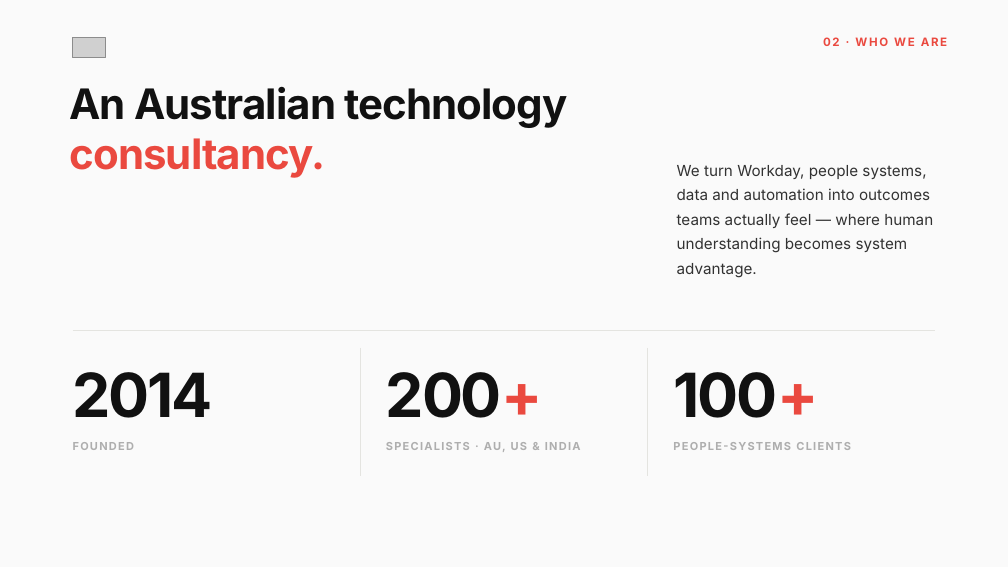
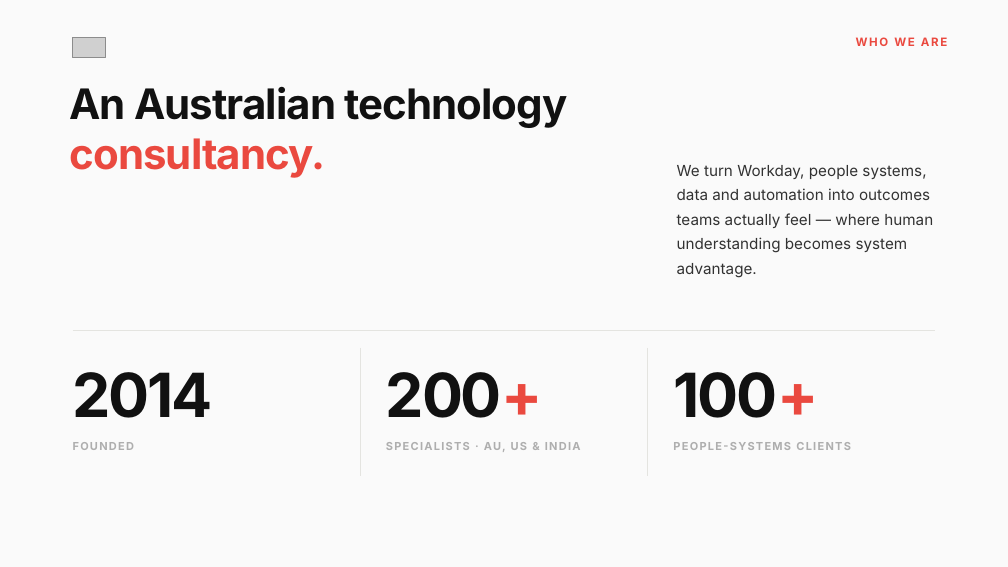
Before and after one commit to danielzrno/claude, a slide deck: slide 3 of design-system/samples/Mivada_Company_Overview.pptx. Drawn at 1008x567 pixels with LibreOffice and Linux fonts; fonts in the diff are those of the drawing; grey boxes stand for pictures. Boxes give left, top, right and bottom in pixels: in the first picture for what was removed or moved away, otherwise in the second. Text is boxed around its words. In the diff, an @@ line names an element or a change of style, - is before the commit and + after.

```diff
--- a/design-system/samples/Mivada_Company_Overview.pptx
+++ b/design-system/samples/Mivada_Company_Overview.pptx
@@ text at <box>856,37,947,46</box>: text changed @@
-02 · WHO WE ARE
+WHO WE ARE
```
Also in this commit, not shown: 4 other slides changed, 6 other files.
